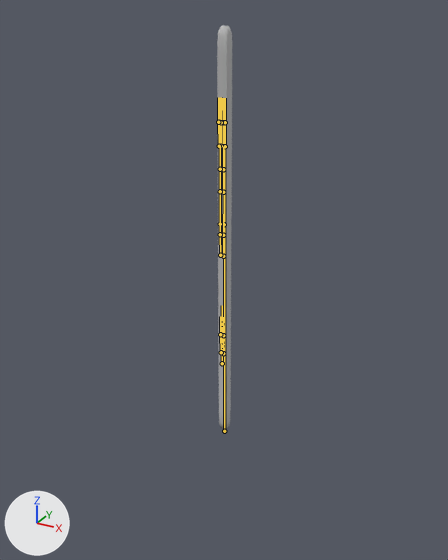
The FBX model Assets/- Asset Store/Custom/Characters/Source/Animations.fbx: old version first, new version second.
The view is the same before and after, from a 50 mm lens placed at (0.938, -1.711, 1.627), pointed at (-0.022, 0.035, 0.754). Arrows for +X, +Y and +Z are at lower left; the lights stay in place. Both versions are drawn at frame 9 of the action 'Armature_Player|Teleport'; the numbers are the values there. The bones that bend it are drawn over the model as lines.
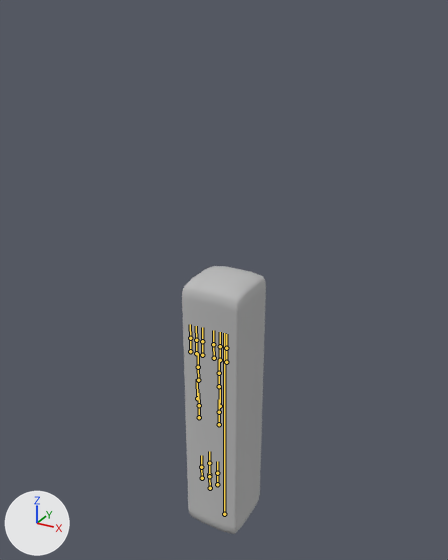
Location of each change, (x1, y1, x2, y2) in pixels of the pictures (448 x 560 px):
'Cube', posed (431% wider, 33% shorter)
    before: (217, 26, 232, 429)
    after: (182, 266, 266, 534)
bone 'Root', root to tip
    before: (224, 431) to (224, 129)
    after: (224, 514) to (224, 333)

The edits, one by one:
Bone 'Root' (bone_root) moves from (0.0, 0.4143, 0.0002) to (0.0, 0.0, 0.0001).
Bone 'Root' (bone_root) is rescaled from (0.06, 2.65, 0.06) to (0.42, 1.95, 0.42).
